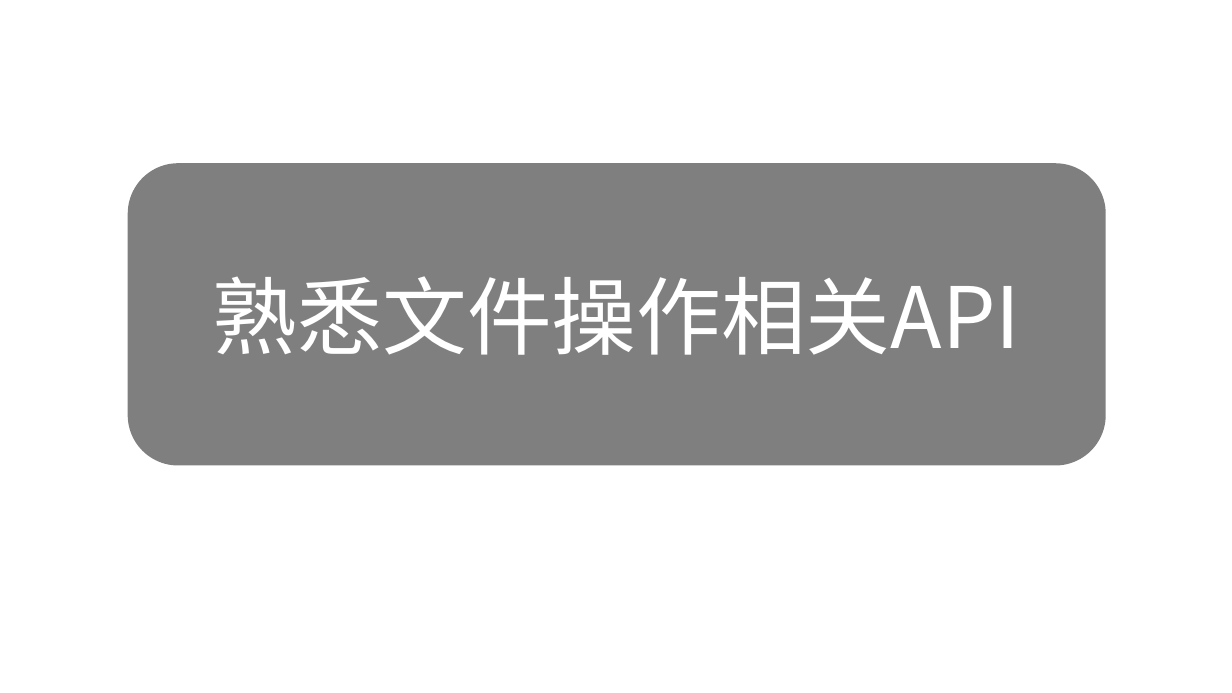
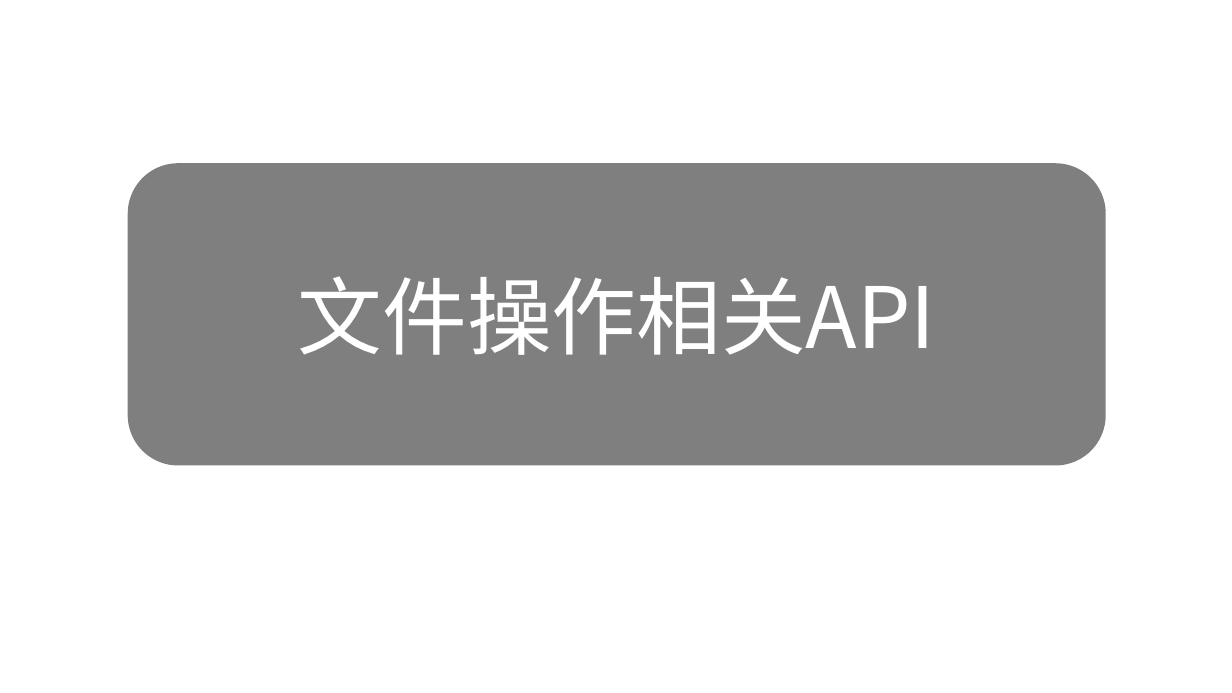
Before and after one commit to ZQF-ReVN/VN_Localization_Tutorials, a slide deck: slide 12 of Gal汉化分析/封包结构逆向/[Gal汉化分析] 封包逆向初步.pptx. Drawn at 1232x693 pixels with LibreOffice and Linux fonts; fonts in the diff are those of the drawing; background and template pictures are left out. Boxes give left, top, right and bottom in pixels: in the first picture for what was removed or moved away, otherwise in the second. Text is boxed around its words. In the diff, an @@ line names an element or a change of style, - is before the commit and + after.

```diff
--- a/Gal汉化分析/封包结构逆向/[Gal汉化分析] 封包逆向初步.pptx
+++ b/Gal汉化分析/封包结构逆向/[Gal汉化分析] 封包逆向初步.pptx
@@ text in rounded rectangle at [298,276,936,355]: text changed @@
-熟悉文件操作相关API
+文件操作相关API
```
Also in this commit, not shown: 9 other slides changed.
